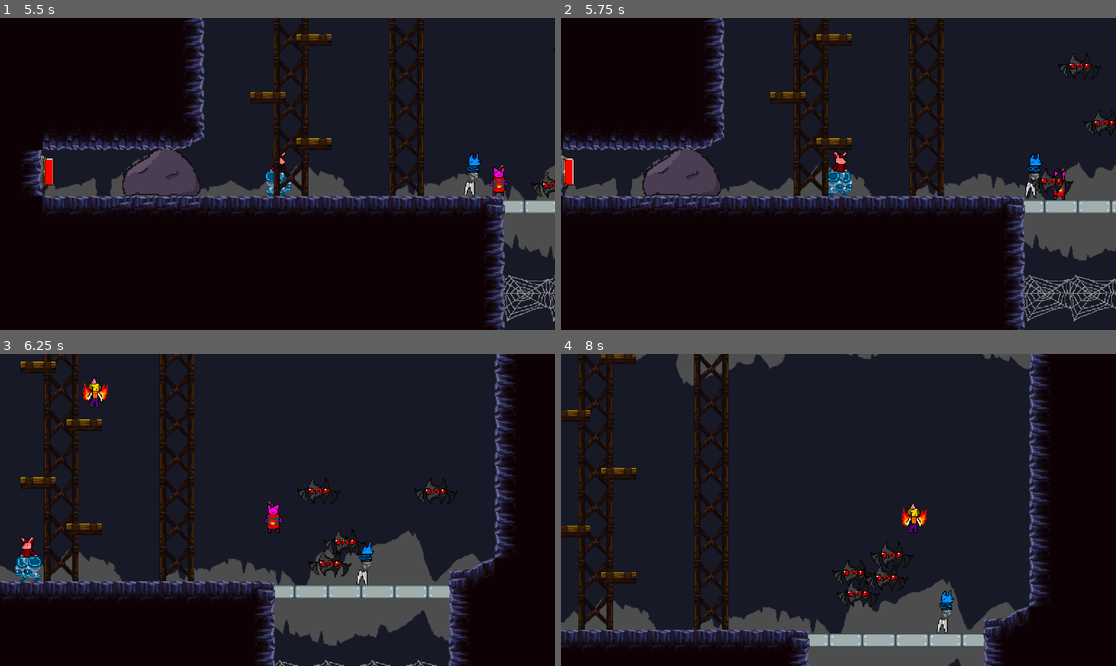
Above: before the commit, frames 1-4 (two rows, left to right).
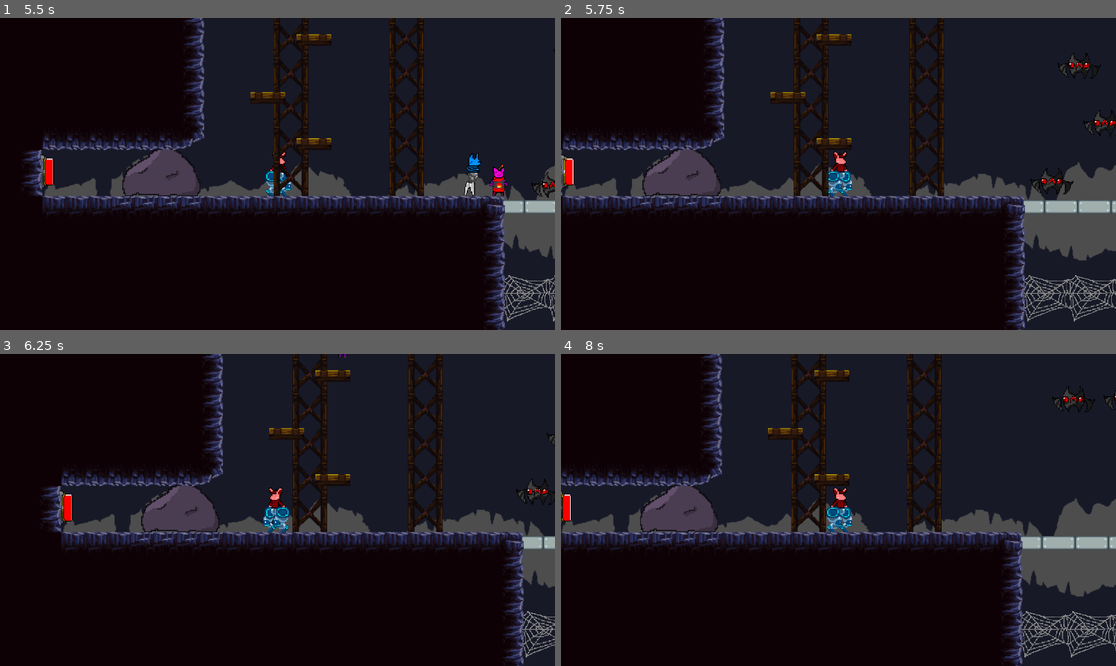
Above: after the commit, the same moments.

Repository: GSF417/partys-revival-game
Game: Godot game, scene res://levels/level3.tscn
Same seed, same stepped clock (60 frames per second), same inputs: the game is played once before the commit and once after it. The project has no main scene, so this scene is started directly.
Inputs:
- Up to frame 1 (5.5 s): tap Enter at 0.5 s; hold D (MoveRight) 0.53-2.03 s; tap Z (ExecuteAction) at 0.6, 4.35 s; tap W (MoveUp) at 0.77, 1.52, 3.02, 3.77, 4.52 s; tap 1 (SwitchFirst) at 1.35 s; hold A (MoveLeft) 2.03-2.78 s; hold 4 (SwitchFourth) 2.03-2.78 s; hold D (MoveRight) 2.78-4.28 s; tap 2 (SwitchSecond) at 2.85 s; hold 3 (SwitchThird) 3.53-4.28 s; hold A (MoveLeft) 4.28-5.03 s; hold D (MoveRight) from 5.03 s (still down); hold 1 (SwitchFirst) from 5.03 s (still down)
- Up to frame 2 (5.75 s): keep holding D (MoveRight); keep holding 1 (SwitchFirst)
- Up to frame 3 (6.25 s): release D (MoveRight) at 5.78 s; release 1 (SwitchFirst) at 5.78 s; hold A (MoveLeft) from 5.78 s (still down); tap 4 (SwitchFourth) at 5.85 s; tap W (MoveUp) at 6.02 s
- Up to frame 4 (8 s): hold 2 (SwitchSecond) 6.53-7.28 s; tap W (MoveUp) at 6.77, 7.52 s; release A (MoveLeft) at 7.28 s; hold D (MoveRight) from 7.28 s (still down); tap 3 (SwitchThird) at 7.35 s

Frame 1 is identical in both runs. In frame 2, 0.5% of the frame differs, in the area x 83-100%, y 11-59%; in frame 3, 54%; in frame 4, 61%, in the area x 0-100%, y 0-100%.

Commit message:
Bat mechanics finished

Diff:
--- a/levels/level3.tscn
+++ b/levels/level3.tscn
@@ -23,6 +23,51 @@
 [ext_resource type="PackedScene" uid="uid://c5fy2lt00i7b0" path="res://scenes/objects/warp_instance.tscn" id="16_l7k6i"]
 [ext_resource type="AudioStream" uid="uid://dinrpl5akdt6o" path="res://sounds/music.mp3" id="18_vok7p"]
 
+[sub_resource type="Animation" id="Animation_quyom"]
+length = 0.001
+tracks/0/type = "value"
+tracks/0/imported = false
+tracks/0/enabled = true
+tracks/0/path = NodePath(".:position")
+tracks/0/interp = 1
+tracks/0/loop_wrap = true
+tracks/0/keys = {
+"times": PackedFloat32Array(0),
+"transitions": PackedFloat32Array(1),
+"update": 0,
+"values": [Vector2(700, 397)]
+}
+
+[sub_resource type="Animation" id="Animation_3tppd"]
+resource_name = "move_back"
+tracks/0/type = "value"
+tracks/0/imported = false
+tracks/0/enabled = true
+tracks/0/path = NodePath(".:position")
+tracks/0/interp = 1
+tracks/0/loop_wrap = true
+tracks/0/keys = {
+"times": PackedFloat32Array(0, 1),
+"transitions": PackedFloat32Array(1, 1),
+"update": 0,
+"values": [Vector2(1000, 397), Vector2(700, 397)]
+}
+
+[sub_resource type="Animation" id="Animation_nguk1"]
+resource_name = "move_out"
+tracks/0/type = "value"
+tracks/0/imported = false
+tracks/0/enabled = true
+tracks/0/path = NodePath(".:position")
+tracks/0/interp = 1
+tracks/0/loop_wrap = true
+tracks/0/keys = {
+"times": PackedFloat32Array(0, 1),
+"transitions": PackedFloat32Array(1, 1),
+"update": 0,
+"values": [Vector2(700, 397), Vector2(1000, 397)]
+}
+
 [sub_resource type="Animation" id="Animation_be8o4"]
 resource_name = "starting_position"
 tracks/0/type = "value"
@@ -36,51 +81,6 @@
 "transitions": PackedFloat32Array(1),
 "update": 0,
 "values": [Vector2(700, 397)]
-}
-
-[sub_resource type="Animation" id="Animation_quyom"]
-length = 0.001
-tracks/0/type = "value"
-tracks/0/imported = false
-tracks/0/enabled = true
-tracks/0/path = NodePath(".:position")
-tracks/0/interp = 1
-tracks/0/loop_wrap = true
-tracks/0/keys = {
-"times": PackedFloat32Array(0),
-"transitions": PackedFloat32Array(1),
-"update": 0,
-"values": [Vector2(700, 397)]
-}
-
-[sub_resource type="Animation" id="Animation_nguk1"]
-resource_name = "move_out"
-tracks/0/type = "value"
-tracks/0/imported = false
-tracks/0/enabled = true
-tracks/0/path = NodePath(".:position")
-tracks/0/interp = 1
-tracks/0/loop_wrap = true
-tracks/0/keys = {
-"times": PackedFloat32Array(0, 1),
-"transitions": PackedFloat32Array(1, 1),
-"update": 0,
-"values": [Vector2(700, 397), Vector2(1000, 397)]
-}
-
-[sub_resource type="Animation" id="Animation_3tppd"]
-resource_name = "move_back"
-tracks/0/type = "value"
-tracks/0/imported = false
-tracks/0/enabled = true
-tracks/0/path = NodePath(".:position")
-tracks/0/interp = 1
-tracks/0/loop_wrap = true
-tracks/0/keys = {
-"times": PackedFloat32Array(0, 1),
-"transitions": PackedFloat32Array(1, 1),
-"update": 0,
-"values": [Vector2(1000, 397), Vector2(700, 397)]
 }
 
 [sub_resource type="AnimationLibrary" id="AnimationLibrary_skmsu"]
--- /dev/null
+++ b/scenes/components/burning_detection_range_component.tscn
@@ -0,0 +1,14 @@
+[gd_scene load_steps=2 format=3 uid="uid://c26llcxyq8c8y"]
+
+[ext_resource type="Script" path="res://scripts/burning_detection_range.gd" id="1_vvj4c"]
+
+[node name="Node2D" type="Area2D"]
+collision_mask = 3
+script = ExtResource("1_vvj4c")
+
+[node name="Timer" type="Timer" parent="."]
+wait_time = 2.0
+
+[connection signal="body_shape_entered" from="." to="." method="_on_body_shape_entered"]
+[connection signal="body_shape_exited" from="." to="." method="_on_body_shape_exited"]
+[connection signal="timeout" from="Timer" to="." method="_on_timer_timeout"]
--- a/scenes/enemies/bat.tscn
+++ b/scenes/enemies/bat.tscn
@@ -1,14 +1,31 @@
-[gd_scene load_steps=12 format=3 uid="uid://lpv2tavx2blo"]
+[gd_scene load_steps=15 format=3 uid="uid://lpv2tavx2blo"]
 
 [ext_resource type="Script" path="res://scripts/bat.gd" id="1_8g5h2"]
 [ext_resource type="Texture2D" uid="uid://chq6u55jqcwad" path="res://images/WayOfRevival2.png" id="2_il6sk"]
-[ext_resource type="PackedScene" uid="uid://bh3uhsd7vk6cg" path="res://scenes/components/detection_range_component.tscn" id="3_kyer8"]
+[ext_resource type="PackedScene" uid="uid://c26llcxyq8c8y" path="res://scenes/components/burning_detection_range_component.tscn" id="3_vioxa"]
+[ext_resource type="PackedScene" uid="uid://b1fyjsi227yrw" path="res://scenes/components/hitbox_component.tscn" id="4_cix13"]
+[ext_resource type="PackedScene" uid="uid://2y10hrtu4pu6" path="res://scenes/components/hurtbox_component.tscn" id="5_o7jjm"]
 
 [sub_resource type="CircleShape2D" id="CircleShape2D_nc73f"]
 radius = 15.0333
 
 [sub_resource type="CircleShape2D" id="CircleShape2D_kibdj"]
 radius = 149.003
+
+[sub_resource type="Animation" id="Animation_nckld"]
+length = 0.001
+tracks/0/type = "value"
+tracks/0/imported = false
+tracks/0/enabled = true
+tracks/0/path = NodePath("Sprite2D:frame")
+tracks/0/interp = 1
+tracks/0/loop_wrap = true
+tracks/0/keys = {
+"times": PackedFloat32Array(0),
+"transitions": PackedFloat32Array(1),
+"update": 1,
+"values": [160]
+}
 
 [sub_resource type="Animation" id="Animation_mx5y5"]
 resource_name = "idle"
@@ -25,21 +42,6 @@
 "transitions": PackedFloat32Array(1, 1),
 "update": 1,
 "values": [160, 161]
-}
-
-[sub_resource type="Animation" id="Animation_nckld"]
-length = 0.001
-tracks/0/type = "value"
-tracks/0/imported = false
-tracks/0/enabled = true
-tracks/0/path = NodePath("Sprite2D:frame")
-tracks/0/interp = 1
-tracks/0/loop_wrap = true
-tracks/0/keys = {
-"times": PackedFloat32Array(0),
-"transitions": PackedFloat32Array(1),
-"update": 1,
-"values": [160]
 }
 
 [sub_resource type="AnimationLibrary" id="AnimationLibrary_3qgix"]
@@ -59,6 +61,9 @@
 states/idle/position = Vector2(363, 89)
 transitions = ["Start", "idle", SubResource("AnimationNodeStateMachineTransition_q4o6e")]
 
+[sub_resource type="CircleShape2D" id="CircleShape2D_gxxbq"]
+radius = 33.0151
+
 [node name="Bat" type="CharacterBody2D"]
 collision_layer = 4
 collision_mask = 5
@@ -77,9 +82,9 @@
 [node name="CollisionShape2D" type="CollisionShape2D" parent="."]
 shape = SubResource("CircleShape2D_nc73f")
 
-[node name="DetectionRange" parent="." instance=ExtResource("3_kyer8")]
+[node name="BurningDetection" parent="." instance=ExtResource("3_vioxa")]
 
-[node name="CollisionShape2D" type="CollisionShape2D" parent="DetectionRange"]
+[node name="CollisionShape2D2" type="CollisionShape2D" parent="BurningDetection"]
 shape = SubResource("CircleShape2D_kibdj")
 debug_color = Color(0.565172, 0.557999, 3.85046e-07, 0.42)
 
@@ -96,4 +101,18 @@
 [node name="Timer" type="Timer" parent="."]
 wait_time = 0.75
 
+[node name="HitboxComponent" parent="." groups=["Damage", "Enemy_Attack"] instance=ExtResource("4_cix13")]
+
+[node name="CollisionShape2D" type="CollisionShape2D" parent="HitboxComponent"]
+shape = SubResource("CircleShape2D_gxxbq")
+debug_color = Color(0.988541, 0, 0.300824, 0.42)
+
+[node name="HurtboxComponent" parent="." instance=ExtResource("5_o7jjm")]
+enemy = true
+cut_invulnerable = true
+
+[node name="CollisionShape2D" type="CollisionShape2D" parent="HurtboxComponent"]
+shape = SubResource("CircleShape2D_nc73f")
+debug_color = Color(0, 0.651004, 0.0466897, 0.42)
+
 [connection signal="timeout" from="Timer" to="." method="_on_timer_timeout"]
--- a/scenes/objects/button.tscn
+++ b/scenes/objects/button.tscn
@@ -5,21 +5,6 @@
 
 [sub_resource type="RectangleShape2D" id="RectangleShape2D_pmu45"]
 size = Vector2(48, 23)
-
-[sub_resource type="Animation" id="Animation_ktdmx"]
-resource_name = "inactive"
-tracks/0/type = "value"
-tracks/0/imported = false
-tracks/0/enabled = true
-tracks/0/path = NodePath("Sprite2D:frame")
-tracks/0/interp = 1
-tracks/0/loop_wrap = true
-tracks/0/keys = {
-"times": PackedFloat32Array(0),
-"transitions": PackedFloat32Array(1),
-"update": 1,
-"values": [230]
-}
 
 [sub_resource type="Animation" id="Animation_o4ifs"]
 length = 0.001
@@ -49,6 +34,21 @@
 "transitions": PackedFloat32Array(1),
 "update": 1,
 "values": [231]
+}
+
+[sub_resource type="Animation" id="Animation_ktdmx"]
+resource_name = "inactive"
+tracks/0/type = "value"
+tracks/0/imported = false
+tracks/0/enabled = true
+tracks/0/path = NodePath("Sprite2D:frame")
+tracks/0/interp = 1
+tracks/0/loop_wrap = true
+tracks/0/keys = {
+"times": PackedFloat32Array(0),
+"transitions": PackedFloat32Array(1),
+"update": 1,
+"values": [230]
 }
 
 [sub_resource type="AnimationLibrary" id="AnimationLibrary_b0t43"]
--- a/scripts/bat.gd
+++ b/scripts/bat.gd
@@ -2,7 +2,7 @@
 
 const SPEED = 2
 @export var roaming_range : int
-@onready var detection_range = $DetectionRange
+@onready var burning_detection : BurningDetectionRange = $BurningDetection
 var rng = RandomNumberGenerator.new()
 var starting_pos : Vector2
 var target_pos : Vector2
@@ -16,16 +16,23 @@
 func find_new_pos() -> void:
 	target_pos = (starting_pos + Vector2(rng.randi_range(-100, 100), rng.randi_range(-100, 100)) - position).normalized()
 
+func flee_from_burning(burning_source: Node2D) -> void:
+	target_pos = (position - burning_source.position).normalized()
+
 func _process(delta: float) -> void:
-	if detection_range.heroes_count() > 0:
-		target_pos = (detection_range.last_to_enter().position - position).normalized()
+	var burning_source = burning_detection.get_burning_source()
+	if burning_source != null:
+		flee_from_burning(burning_source)
+	elif burning_detection.heroes_count() > 0:
+		target_pos = (burning_detection.last_to_enter().position - position).normalized()
 
 func _physics_process(delta: float) -> void:
 	if position.distance_to(target_pos) > 3:
 		move_and_collide(target_pos * SPEED)
 
 func _on_timer_timeout() -> void:
-	if detection_range.heroes_count() > 0:
+	if burning_detection.heroes_count() > 0 or burning_detection.get_burning_source() != null:
 		$Timer.start()
+		return
 	find_new_pos()
 	$Timer.start()
--- /dev/null
+++ b/scripts/burning_detection_range.gd
@@ -0,0 +1,30 @@
+extends DetectionRangeComponent
+class_name BurningDetectionRange
+
+var burning_detected : Node2D
+
+# Called when the node enters the scene tree for the first time.
+func _ready() -> void:
+	pass # Replace with function body.
+
+func get_burning_source() -> Node2D:
+	return burning_detected
+
+func check_body_entered(body: Node2D):
+	if body is HeroEntity:
+		$Timer.start()
+		if triggerable:
+			triggerable.trigger()
+		list_of_heroes.append(body)
+		if interactable:
+			body.addInteractable(get_parent())
+	if body is HeroKinroy:
+		burning_detected = body
+
+func check_body_exited(body: Node2D):
+	if body is HeroEntity:
+		list_of_heroes.erase(body)
+		if interactable:
+			body.removeInteractable(get_parent())
+	if body is HeroKinroy:
+		burning_detected = null
--- a/scripts/detection_range.gd
+++ b/scripts/detection_range.gd
@@ -1,4 +1,5 @@
 extends Area2D
+class_name DetectionRangeComponent
 
 @export var interactable : bool
 @export var triggerable : Node2D
@@ -14,7 +15,7 @@
 func last_to_enter() -> Node2D:
 	return list_of_heroes[list_of_heroes.size() - 1]
 
-func _on_body_shape_entered(body_rid: RID, body: Node2D, body_shape_index: int, local_shape_index: int) -> void:
+func check_body_entered(body: Node2D):
 	if body is HeroEntity:
 		$Timer.start()
 		if triggerable:
@@ -23,12 +24,18 @@
 		if interactable:
 			body.addInteractable(get_parent())
 
-func _on_body_shape_exited(body_rid: RID, body: Node2D, body_shape_index: int, local_shape_index: int) -> void:
+func check_body_exited(body: Node2D):
 	if body is HeroEntity:
 		list_of_heroes.erase(body)
 		if interactable:
 			body.removeInteractable(get_parent())
 
+func _on_body_shape_entered(body_rid: RID, body: Node2D, body_shape_index: int, local_shape_index: int) -> void:
+	check_body_entered(body)
+
+func _on_body_shape_exited(body_rid: RID, body: Node2D, body_shape_index: int, local_shape_index: int) -> void:
+	check_body_exited(body)
+
 func _on_timer_timeout() -> void:
 	if list_of_heroes.size() > 0:
 		list_of_heroes = list_of_heroes.filter(func(element): return is_instance_valid(element))
--- a/scripts/hero_kinroy.gd
+++ b/scripts/hero_kinroy.gd
@@ -1,4 +1,5 @@
 extends HeroEntity
+class_name HeroKinroy
 
 # Called when the node enters the scene tree for the first time.
 func _ready() -> void:
